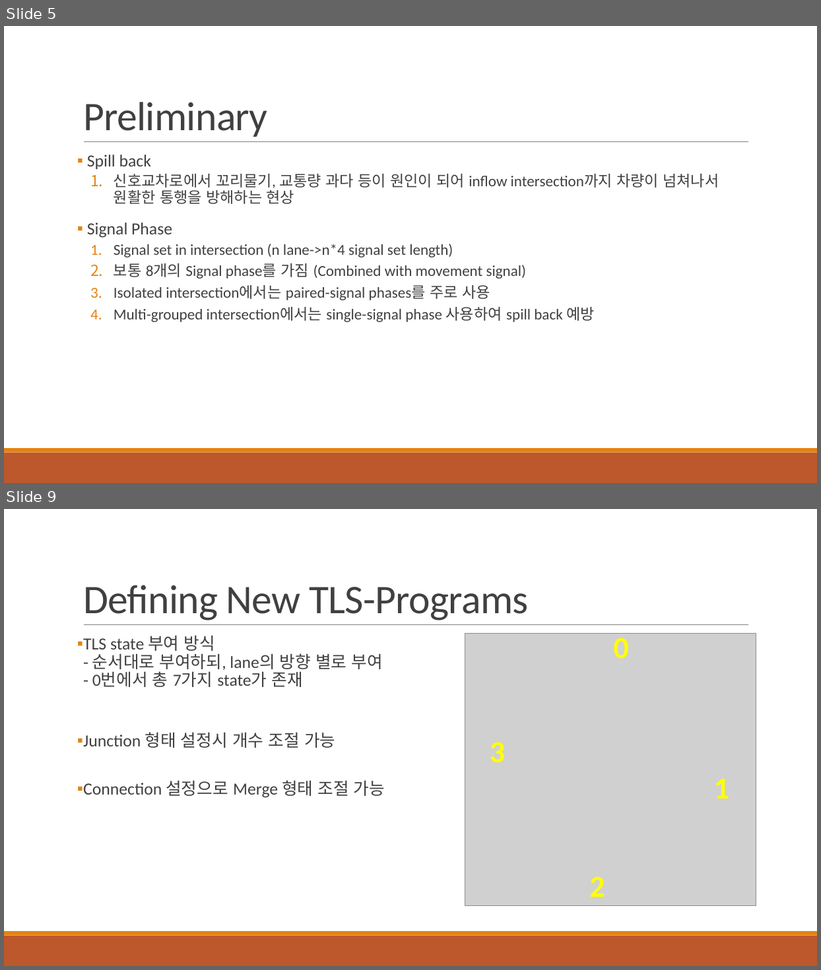
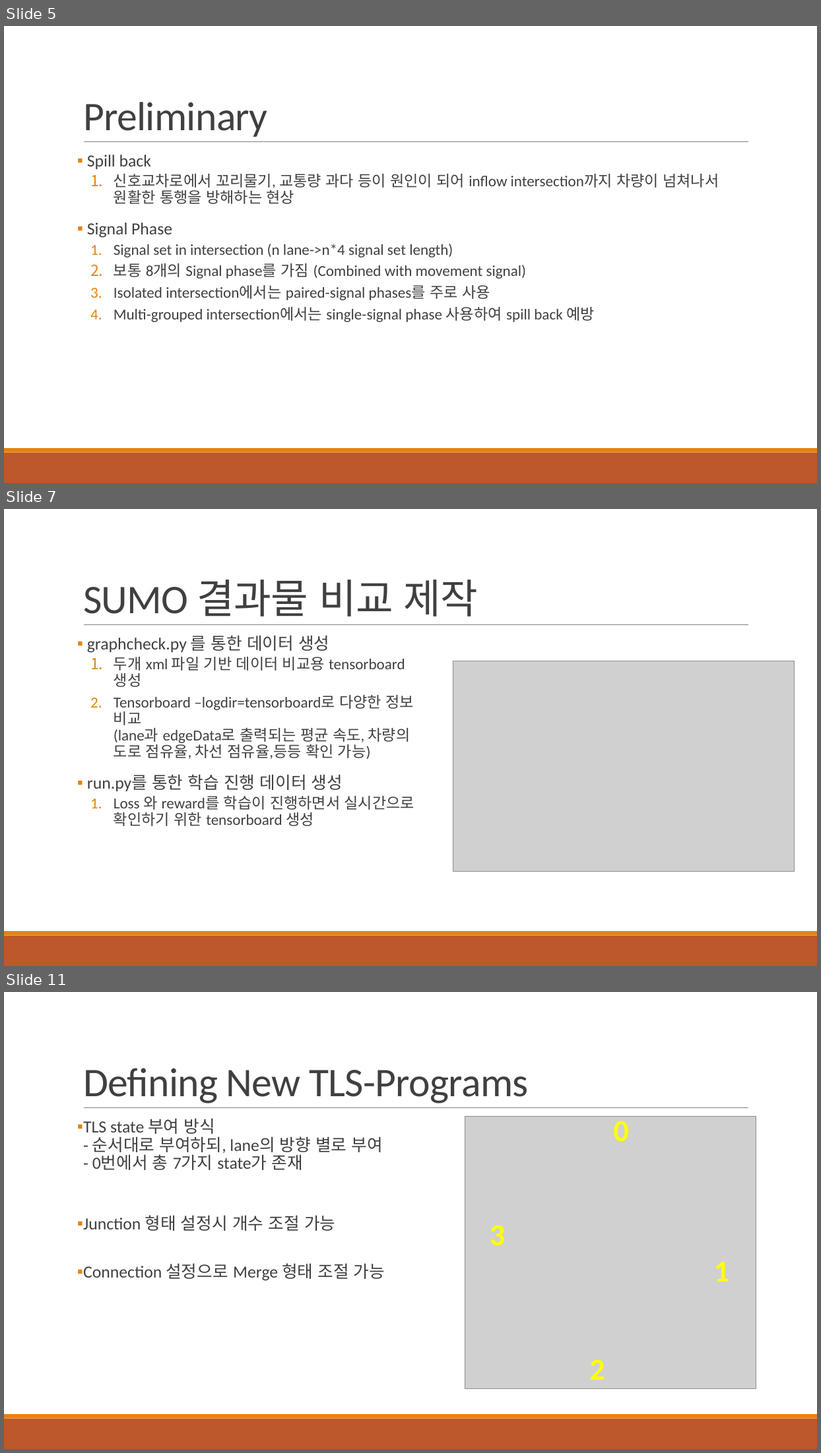
Before and after one commit to 3neutronstar/traffic-optimization_RL, a slide deck: 1st_Seminar(강민수).pptx. Shown one above the other, each under a label of ours: slides 5 and 9 before the commit, slides 5, 7 and 11 after it; the slides between them are not shown. The pictures are 821x970 and 821x1453 pixels, drawn with LibreOffice and Linux fonts; fonts in the diff are those of the drawing; grey boxes stand for pictures. Boxes give left, top, right and bottom in pixels: in the first picture for what was removed or moved away, otherwise in the second. Text is boxed around its words. In the diff, an @@ line names an element or a change of style, - is before the commit and + after.

```diff
--- a/1st_Seminar(강민수).pptx
+++ b/1st_Seminar(강민수).pptx
@@ slide 7 added at bbox=[4, 509, 817, 966], background #FFFFFF; not listed: 3 template elements that a slide beside it also shows @@
@@ title added at bbox=[83, 580, 479, 617], 48 pt, text #404040 @@
+SUMO 결과물 비교 제작
@@ text added at bbox=[87, 635, 415, 826], 18 pt, text #404040 @@
+▪ graphcheck.py 를 통한 데이터 생성
+  1. 두개 xml 파일 기반 데이터 비교용 tensorboard 생성
+  2. Tensorboard –logdir=tensorboard로 다양한 정보 비교
+     (lane과 edgeData로 출력되는 평균 속도, 차량의 도로 점유율, 차선 점유율,등등 확인 가능)
+▪ run.py를 통한 학습 진행 데이터 생성
+  1. Loss 와 reward를 학습이 진행하면서 실시간으로 확인하기 위한 tensorboard 생성
@@ picture added at bbox=[453, 661, 795, 871] @@
@@ what was slide 9 is now slide 11 @@
```
Also in this commit, not shown: 4 slides changed, 1 other slide added, 26 other files.
